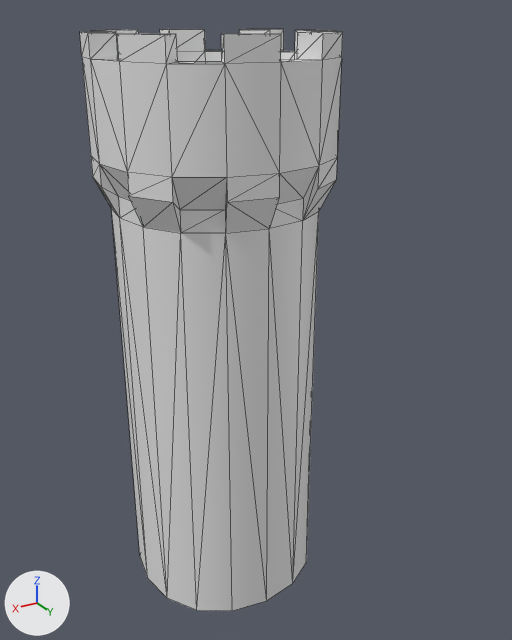
Renders of the glTF model assets/SM_tower.glb from each side of a commit.
One viewpoint serves both versions: a camera (50 mm lens) standing at (0.329, 0.627, 0.614) and looking at (-0.04, 0.012, 0.306). The lights are fixed; the arrows at lower left show +X, +Y and +Z. The first picture is the older version. Mesh edges are drawn as thin lines. Where no turn or scale is listed for an object, it has been applied to the vertices. Vertices at exactly the same position are counted once.

In view in the first picture: 'SM_castle'.
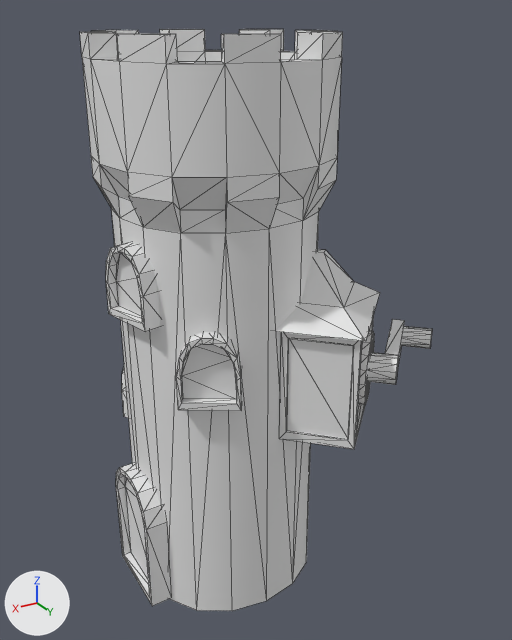
What differs and where, as boxes [x1, y1, x2, y2] in the pictures (512 x 640 px):
```json
{"object": "SM_castle", "change": "reshaped", "before": [80, 29, 343, 611], "after": [80, 29, 380, 611], "on screen": "14% wider"}
{"object": "SM_castleCrank", "change": "added", "after": [368, 319, 432, 385]}
{"part": 1, "of": "me_cube_004", "change": "added", "after": [176, 332, 242, 411]}
{"part": 2, "of": "me_cube_004", "change": "added", "after": [279, 314, 374, 449]}
{"part": 3, "of": "me_cube_004", "change": "added", "after": [106, 242, 160, 332]}
{"part": 4, "of": "me_cube_004", "change": "added", "after": [122, 368, 129, 418], "on screen": "mostly hidden"}
{"part": 5, "of": "me_cube_004", "change": "added", "after": [116, 463, 172, 606]}
{"part": 6, "of": "me_cube_004", "change": "added", "after": [358, 331, 374, 405]}
{"part": 7, "of": "me_cube_004", "change": "added", "after": [275, 249, 380, 341]}
```

The change, as JSON lines over the scene's bpy script:
```json
{"block": "me_cube_004", "where": "# used by ob_sm_castle; location = (0.0, 0.0, 0.0)"}
{"op": "remove", "block": "me_cube_004", "code": "me_cube_004.from_pydata(...)  # 161 vertices, 304 faces; spans x -0.118..0.118, y -0.118..0.118, z 0.0..0.6"}
{"op": "remove", "block": "me_cube_004", "code": "me_cube_004.materials.append(mat_universal_material)  # white #e7e7e7"}
{"op": "add", "block": "me_cube_004", "code": "me_cube_004.from_pydata(...)  # 446 vertices, 790 faces; spans x -0.162..0.12, y -0.118..0.164, z 0.0..0.6"}
{"block": "me_cube_004", "change": "me_cube_004 part 1: a new loose piece of 40 vertices spanning x 0.024..0.088, y 0.061..0.114, z 0.266..0.342"}
{"block": "me_cube_004", "change": "me_cube_004 part 2: a new loose piece of 40 vertices spanning x -0.154..-0.015, y 0.018..0.157, z 0.211..0.335"}
{"block": "me_cube_004", "change": "me_cube_004 part 3: a new loose piece of 40 vertices spanning x 0.083..0.12, y -0.009..0.055, z 0.343..0.418"}
{"block": "me_cube_004", "change": "me_cube_004 part 4: a new loose piece of 40 vertices spanning x 0.023..0.087, y -0.115..-0.062, z 0.175..0.25"}
{"block": "me_cube_004", "change": "me_cube_004 part 5: a new loose piece of 40 vertices spanning x 0.092..0.116, y -0.047..0.047, z 0.004..0.151"}
{"block": "me_cube_004", "change": "me_cube_004 part 6: a new loose piece of 33 vertices spanning x -0.143..-0.079, y 0.083..0.146, z 0.235..0.313"}
{"block": "me_cube_004", "change": "me_cube_004 part 7"}
{"block": "me_cube_004", "change": "12 vertices are added at x -0.162..-0.001, y 0.004..0.164, z 0.335..0.398"}
{"block": "me_cube_004", "change": "16 new faces join them"}
{"block": "me_cube_004", "change": "other edits to the shape of me_cube_004 do not show in these pictures"}
{"op": "add", "block": "me_cube_010", "code": ["me_cube_010 = bpy.data.meshes.new('Cube.010')", "me_cube_010.from_pydata(...)  # 56 vertices, 98 faces; spans x -0.1133..0.0118, y -0.0596..0.0313, z -0.0153..0.0153"]}
{"op": "add", "block": "ob_sm_castlecrank", "code": ["ob_sm_castlecrank = bpy.data.objects.new('SM_castleCrank', me_cube_010)", "ob_sm_castlecrank.location = (-0.115, 0.119, 0.276)"]}
```
